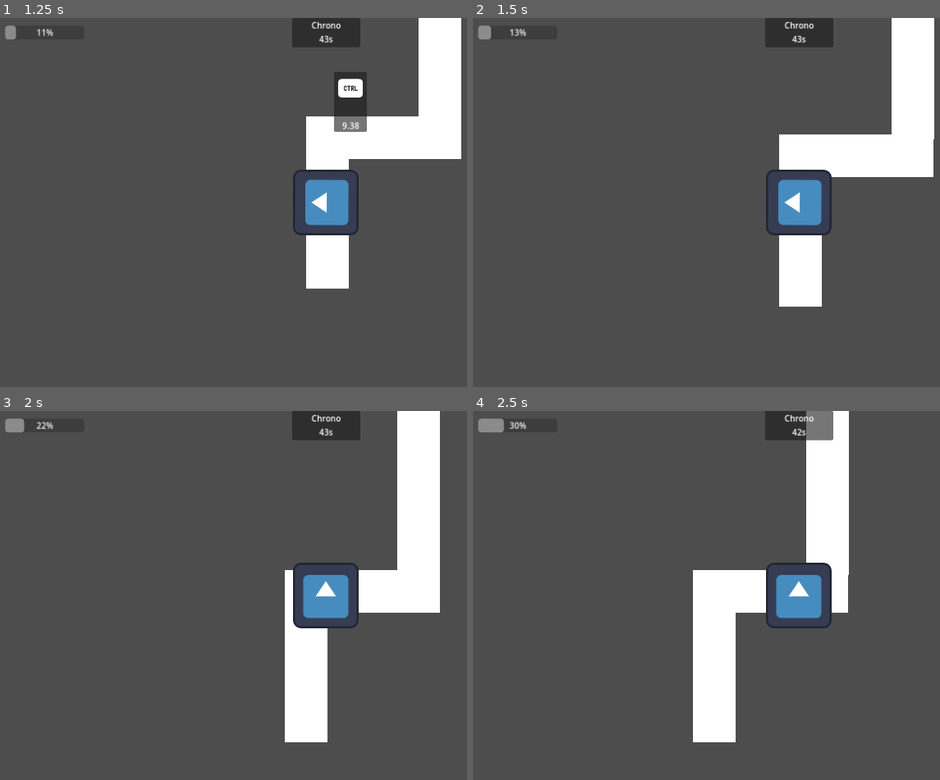
Above: before the commit, frames 1-4 (two rows, left to right).
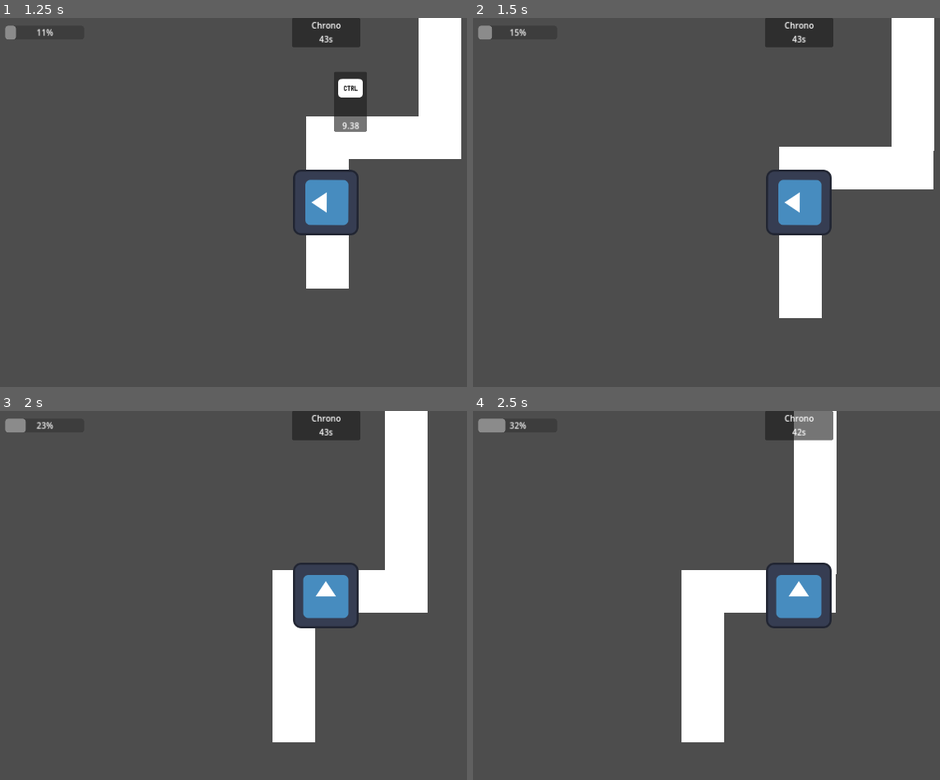
Above: after the commit, the same moments.

Repository: FiFolker/Mazespin
Game: Godot game, scene res://main.tscn
Same seed, same stepped clock (60 frames per second), same inputs: the game is played once before the commit and once after it. The engine's default icon, where the game draws it, is replaced by a stand-in: a white triangle on a blue panel in a dark square.
Inputs:
- Up to frame 1 (1.25 s): tap Enter at 0.5 s
- Up to frame 2 (1.5 s): tap Space at 1.25 s; tap Ctrl (current_qte) at 1.35 s
- Up to frame 3 (2 s): no input
- Up to frame 4 (2.5 s): hold Ctrl (current_qte) from 2.03 s (still down)

Frame 1 is identical in both runs. In frame 2, 1.8% of the frame differs, in the area x 3-99%, y 2-82%; in frame 3, 4.6%, in the area x 4-95%, y 0-90%; in frame 4, 4.5%.

Commit message:
errors handled when bad key pressed without bug

Diff:
--- a/Scripts/qte/qte.gd
+++ b/Scripts/qte/qte.gd
@@ -25,16 +25,17 @@
 	generate_qte()
 
 func _input(event:InputEvent) -> void:
+
 	if event.is_action_pressed("current_qte"):
 		print("action pressed")
 		qte_done.emit()
 		clear_qte()
 
 	# it doesn't work 'cause when i press the key it will fail the following keys 'cause it's fast
-	#if InputMap.action_get_events("current_qte").size() > 0 and event is InputEventKey:
-		#if !event.is_match(InputMap.action_get_events("current_qte")[0]):
-			#qte_failure.emit()
-			#clear_qte()
+	if InputMap.action_get_events("current_qte").size() > 0 and event is InputEventKey:
+		if !event.is_match(InputMap.action_get_events("current_qte")[0]) and event.is_pressed():
+			qte_failure.emit()
+			clear_qte()
 
 
 #region QTE logic
--- a/Scripts/rail.gd
+++ b/Scripts/rail.gd
@@ -1,6 +1,9 @@
 extends PathFollow2D
 
-@export var speed:float = 100
+@export var max_speed:float = 100
+@onready var speed:float = max_speed :
+	set(value):
+		speed = clampf(value, 0, max_speed)
 
 var speed_change_ratio : float
 
--- a/main.tscn
+++ b/main.tscn
@@ -109,7 +109,7 @@
 rotation = -1.5673
 loop = false
 script = ExtResource("3_1pt2a")
-speed = 250.0
+max_speed = 250.0
 
 [node name="Player" parent="Path2D/PathFollow2D" instance=ExtResource("2_m103x")]
 
